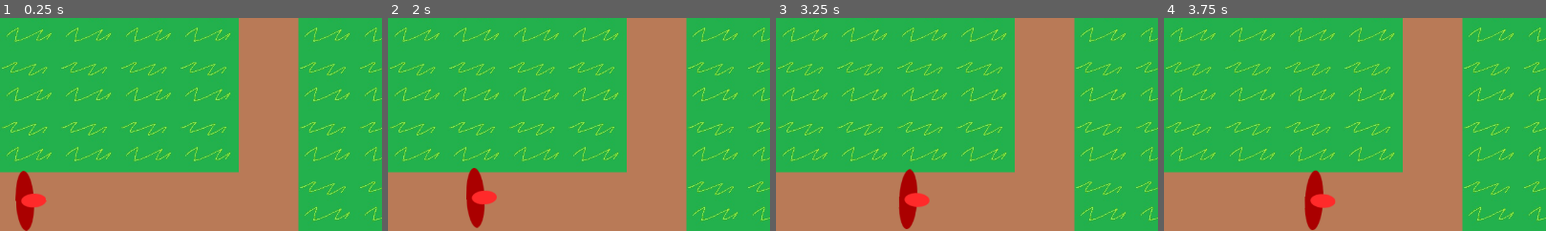
Above: before the commit, frames 1-4 (left to right).
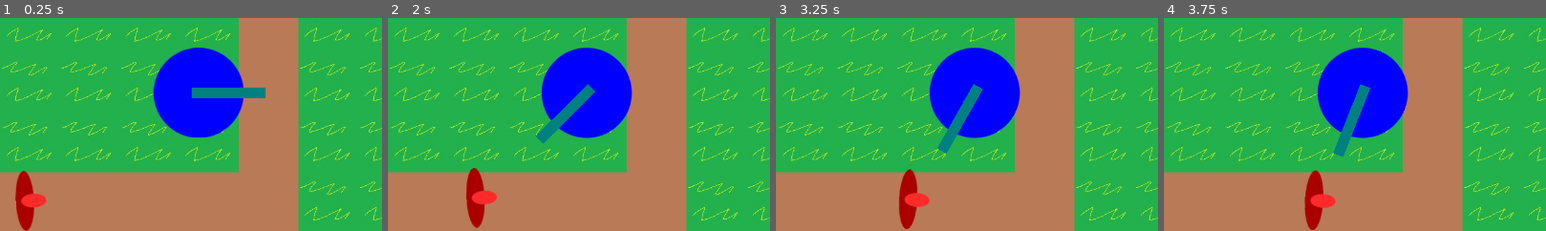
Above: after the commit, the same moments.

Repository: Machalord/Colors-Dimension-TD
Game: Godot game, scene res://Scenes/game.tscn
The game is run twice, just before and just after one commit, with the same random seed, the same clock (stepped at 60 frames per second) and the same inputs. The project has no main scene, so this scene is started directly. The engine's default icon, where the game draws it, is replaced by a stand-in: a white triangle on a blue panel in a dark square.
Inputs:
- Up to frame 1 (0.25 s): no input
- Up to frame 2 (2 s): no input
- Up to frame 3 (3.25 s): no input
- Up to frame 4 (3.75 s): no input
The pictures show only the part of the screen within x 0-50%, y 33-83%; the shares and areas given below are measured in that part.

The runs differ from the first frame. In frame 1, 8.3% of the frame differs, in the area x 40-70%, y 13-57%; in frame 2, 8.3%, in the area x 38-64%, y 13-60%; in frame 3, 8.3%; in frame 4, 8.3%.

Commit message:
First implementation of turrets,bullets and spawner

Diff:
--- /dev/null
+++ b/Prefabs/bullet.tscn
@@ -0,0 +1,18 @@
+[gd_scene format=3 uid="uid://dq7vr88kl4aeh"]
+
+[ext_resource type="Texture2D" uid="uid://drrvs5kwftoit" path="res://Assets/Placeholder/bullet.png" id="1_0oen4"]
+[ext_resource type="Script" uid="uid://d0g8wtor1xxr5" path="res://Scripts/Bullet.gd" id="1_m4f65"]
+
+[sub_resource type="CircleShape2D" id="CircleShape2D_tuf4i"]
+
+[node name="Bullet" type="Area2D" unique_id=1969131018]
+script = ExtResource("1_m4f65")
+
+[node name="CollisionShape2D" type="CollisionShape2D" parent="." unique_id=2094384191]
+shape = SubResource("CircleShape2D_tuf4i")
+
+[node name="Bullet" type="Sprite2D" parent="." unique_id=1394976255]
+modulate = Color(1, 0, 1, 1)
+texture = ExtResource("1_0oen4")
+
+[connection signal="body_entered" from="." to="." method="_on_body_entered"]
--- /dev/null
+++ b/Prefabs/spanwer.tscn
@@ -0,0 +1,5 @@
+[gd_scene format=3 uid="uid://yp2j3ub3cl73"]
+
+[node name="Spanwer" type="Node2D" unique_id=1047721164]
+
+[node name="Marker2D" type="Marker2D" parent="." unique_id=1787866969]
--- /dev/null
+++ b/Prefabs/turret.tscn
@@ -0,0 +1,32 @@
+[gd_scene format=3 uid="uid://bluddlprq0tba"]
+
+[ext_resource type="Script" uid="uid://cgvdjefccv54d" path="res://Scripts/Turret.gd" id="1_a38va"]
+[ext_resource type="Texture2D" uid="uid://k4tp1i3vdvwy" path="res://Assets/Placeholder/turretbase.png" id="1_ru586"]
+[ext_resource type="Texture2D" uid="uid://bb1bj710wk4dd" path="res://Assets/Placeholder/turretcannon.png" id="2_a38va"]
+
+[sub_resource type="CircleShape2D" id="CircleShape2D_jmsgf"]
+radius = 224.11
+
+[node name="Turret" type="Area2D" unique_id=1565972831]
+script = ExtResource("1_a38va")
+
+[node name="CollisionShape2D" type="CollisionShape2D" parent="." unique_id=683856230]
+shape = SubResource("CircleShape2D_jmsgf")
+
+[node name="Turretbase" type="Sprite2D" parent="." unique_id=1408577559]
+texture = ExtResource("1_ru586")
+
+[node name="Turretcannon" type="Sprite2D" parent="." unique_id=2117359602]
+rotation = 1.5707964
+texture = ExtResource("2_a38va")
+offset = Vector2(0, -50)
+
+[node name="BulletSpawnPoint" type="Marker2D" parent="." unique_id=143214655]
+position = Vector2(112, 0)
+
+[node name="ShootTimer" type="Timer" parent="." unique_id=1968371278]
+wait_time = 0.2
+
+[connection signal="body_entered" from="." to="." method="_on_body_entered"]
+[connection signal="body_exited" from="." to="." method="_on_body_exited"]
+[connection signal="timeout" from="ShootTimer" to="." method="_on_shoot_timer_timeout"]
--- a/Scenes/game.tscn
+++ b/Scenes/game.tscn
@@ -4,6 +4,8 @@
 [ext_resource type="Texture2D" uid="uid://bls7ivscmotvv" path="res://Assets/Placeholder/road.png" id="2_wrm1d"]
 [ext_resource type="Texture2D" uid="uid://cnr6fspao6yuo" path="res://icon.svg" id="3_wrm1d"]
 [ext_resource type="PackedScene" uid="uid://bme6ewufdqi5u" path="res://Prefabs/enemy.tscn" id="4_3dryh"]
+[ext_resource type="PackedScene" uid="uid://bluddlprq0tba" path="res://Prefabs/turret.tscn" id="5_wowpa"]
+[ext_resource type="PackedScene" uid="uid://yp2j3ub3cl73" path="res://Prefabs/spanwer.tscn" id="6_1l0tm"]
 
 [sub_resource type="TileSetAtlasSource" id="TileSetAtlasSource_3dryh"]
 texture = ExtResource("1_qxrlw")
@@ -118,3 +120,8 @@
 [node name="Enemy" parent="Path2D" unique_id=1737057579 instance=ExtResource("4_3dryh")]
 position = Vector2(37, 548)
 rotation = -0.048349384
+
+[node name="Turret" parent="." unique_id=1565972831 instance=ExtResource("5_wowpa")]
+position = Vector2(333, 367)
+
+[node name="Spanwer" parent="." unique_id=1047721164 instance=ExtResource("6_1l0tm")]
--- /dev/null
+++ b/Scripts/Bullet.gd
@@ -0,0 +1,29 @@
+extends Area2D
+
+
+@export var damage:int =10
+
+@export var speed:int =10
+
+var direction:Vector2 = Vector2.RIGHT
+
+# Called when the node enters the scene tree for the first time.
+func _ready() -> void:
+	pass # Replace with function body.
+
+
+# Called every frame. 'delta' is the elapsed time since the previous frame.
+func _process(delta: float) -> void:
+
+	position+=direction*speed*delta
+	pass
+
+
+func _on_body_entered(body: Node2D) -> void:
+
+	if body.is_in_group("Enemy"):
+		if body.has_method("Hit"):
+			body.Hit(damage)
+
+		queue_free()
+	pass # Replace with function body.
--- a/Scripts/Enemy.gd
+++ b/Scripts/Enemy.gd
@@ -3,6 +3,10 @@
 const  speed:=60
 
 @onready var enemy_path: PathFollow2D = get_parent()
+
+var life:int = 100
+
+var isDeath: bool = false
 
 
 func _physics_process(delta: float) -> void:
@@ -11,3 +15,9 @@
 
 	if(enemy_path.progress_ratio>=0.99):
 		queue_free()
+
+func Hit(amount:int)->void:
+	life-=amount
+
+	if life<=0:
+		isDeath=true
--- /dev/null
+++ b/Scripts/Turret.gd
@@ -0,0 +1,55 @@
+extends Area2D
+
+
+@export var bullet_prefab: PackedScene = preload("res://Prefabs/bullet.tscn")
+
+var currentTarget: PathFollow2D
+# Called when the node enters the scene tree for the first time.
+func _ready() -> void:
+	pass # Replace with function body.
+
+
+# Called every frame. 'delta' is the elapsed time since the previous frame.
+func _process(delta: float) -> void:
+
+
+	if currentTarget:
+		look_at(currentTarget.global_position)
+
+	pass
+
+
+func Shoot()->void:
+	var newBullet = bullet_prefab.instantiate()
+
+	newBullet.global_position=$BulletSpawnPoint.global_position
+
+	var direction= (currentTarget.global_position-$BulletSpawnPoint.global_position).normalized()
+
+	newBullet.direction=direction
+
+	get_tree().root.add_child(newBullet)
+
+
+func _on_body_entered(body: Node2D) -> void:
+
+
+	if !currentTarget:
+		currentTarget=body.owner
+
+	if body.owner and body.owner is PathFollow2D:
+		if body.owner.progress_ratio >currentTarget.progress_ratio:
+			currentTarget=body
+
+	pass # Replace with function body.
+
+
+func _on_body_exited(body: Node2D) -> void:
+	currentTarget=null
+	pass # Replace with function body.
+
+
+func _on_shoot_timer_timeout() -> void:
+	if currentTarget:
+		Shoot()
+	pass # Replace with function body.
--- a/project.godot
+++ b/project.godot
@@ -19,6 +19,10 @@
 window/size/viewport_width=1280
 window/size/viewport_height=720
 
+[global_group]
+
+Enemy=""
+
 [physics]
 
 3d/physics_engine="Jolt Physics"
Binary file added: Assets/Placeholder/bullet.png
Not shown, added: Assets/Placeholder/bullet.png.import
Binary file added: Assets/Placeholder/turretbase.png
Not shown, added: Assets/Placeholder/turretbase.png.import
Binary file added: Assets/Placeholder/turretcannon.png
Not shown, added: Assets/Placeholder/turretcannon.png.import
Not shown, added: Scripts/Bullet.gd.uid
Not shown, added: Scripts/Turret.gd.uid
